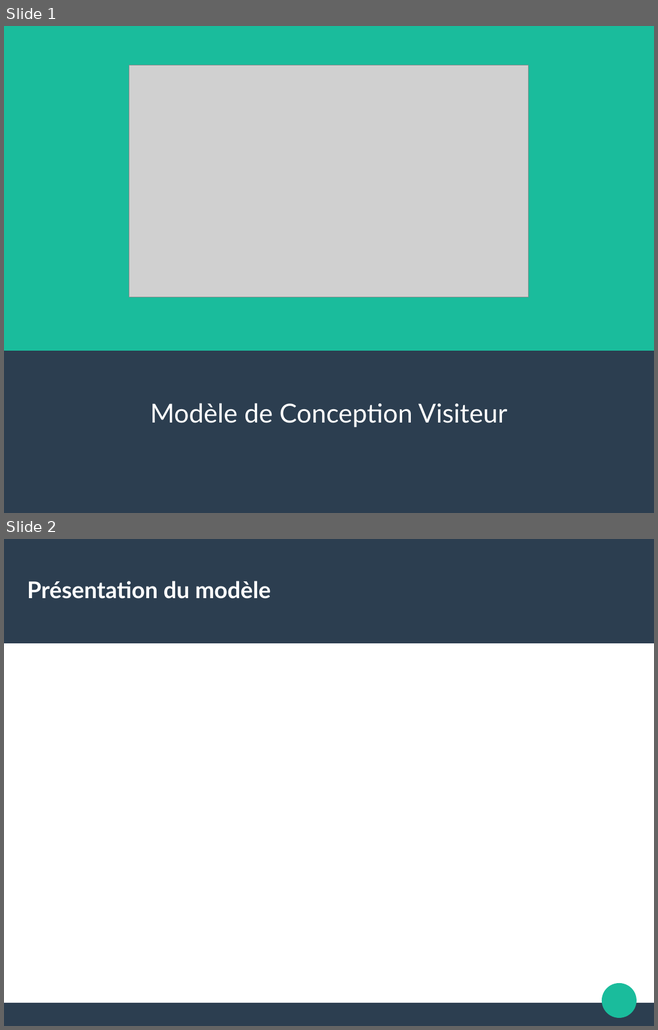
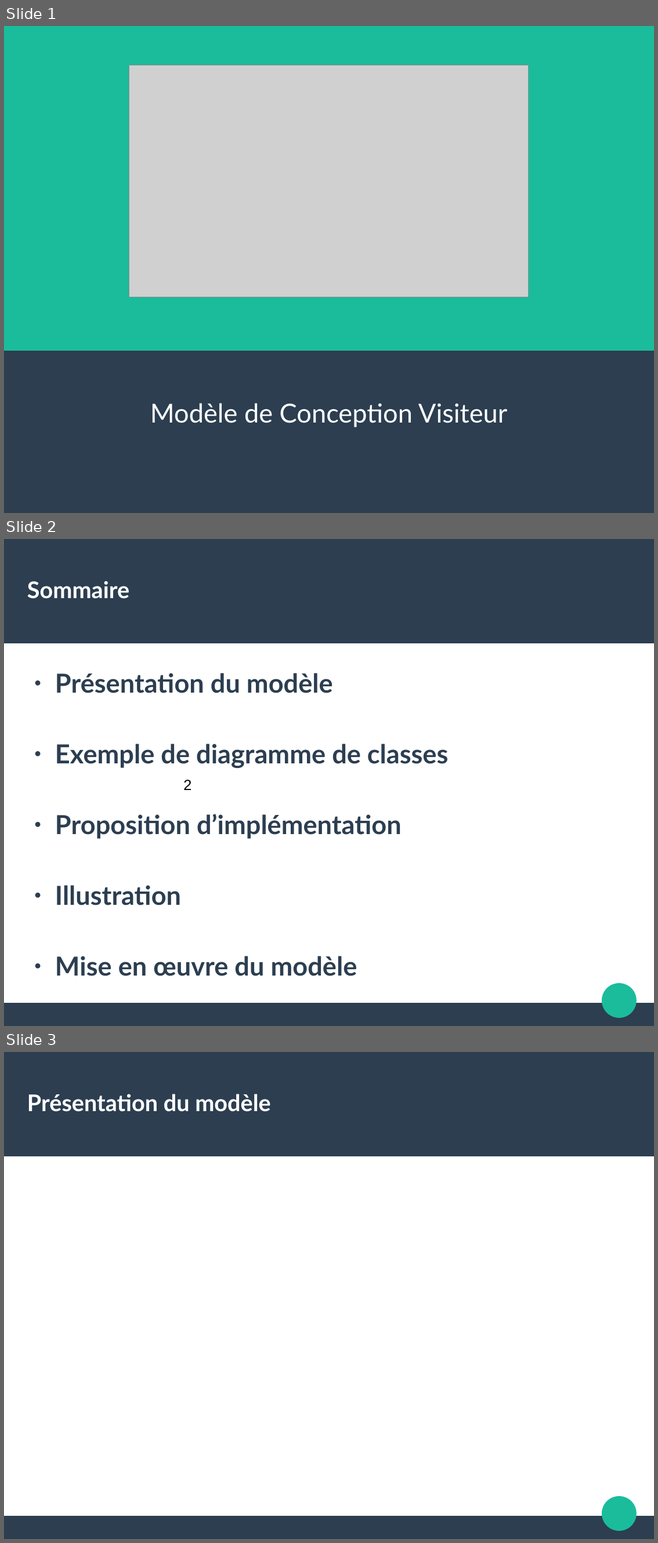
Before and after one commit to GuillaumeMilani/HEIGVD-MCR-Project, a slide deck: Presentation.odp. Shown one above the other, each under a label of ours: slides 1 and 2 before the commit, slides 1, 2 and 3 after it. The pictures are 658x1030 and 658x1543 pixels, drawn with LibreOffice and Linux fonts; fonts in the diff are those of the drawing; grey boxes stand for pictures. Boxes give left, top, right and bottom in pixels: in the first picture for what was removed or moved away, otherwise in the second. Text is boxed around its words. In the diff, an @@ line names an element or a change of style, - is before the commit and + after.

Commit message:
pres

```diff
--- a/Presentation.odp
+++ b/Presentation.odp
@@ slide 2 added at [4,539,654,1026], background #FFFFFF; not listed: 3 template elements that a slide beside it also shows @@
@@ text added at [27,581,129,599], 28.1 pt, text #FFFFFF, bold @@
+Sommaire
@@ text added at [55,673,448,976], 32 pt, text #2C3E50, bold @@
+● Présentation du modèle
+● Exemple de diagramme de classes
+● Proposition d’implémentation
+● Illustration
+● Mise en œuvre du modèle
@@ page number added at [183,780,191,790], 18 pt, text #000000 @@
+2
@@ what was slide 2 is now slide 3 @@
```
